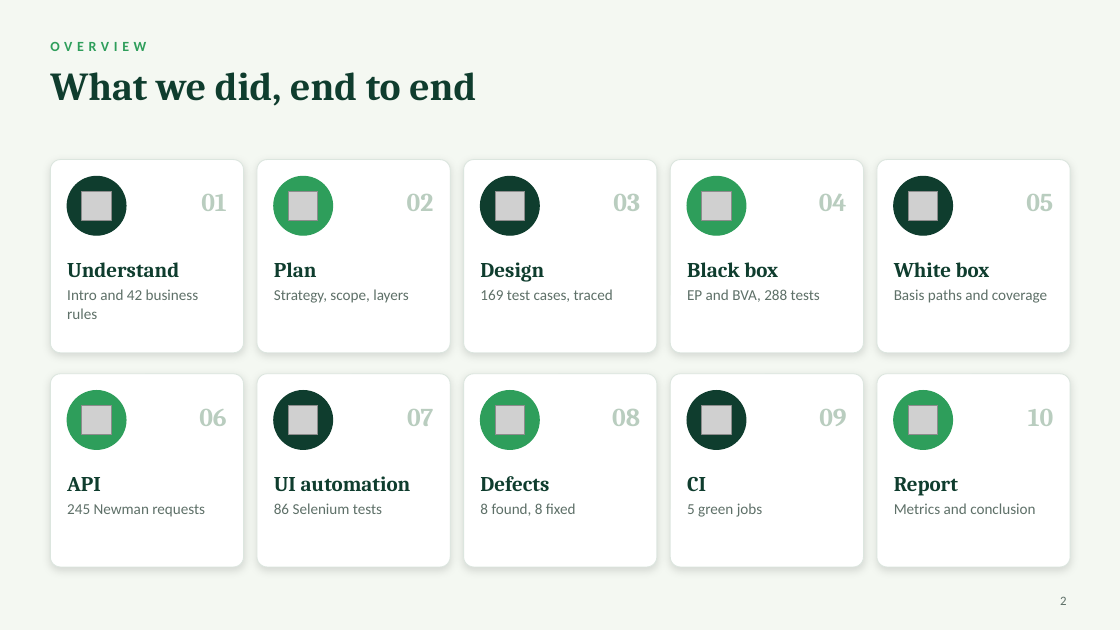
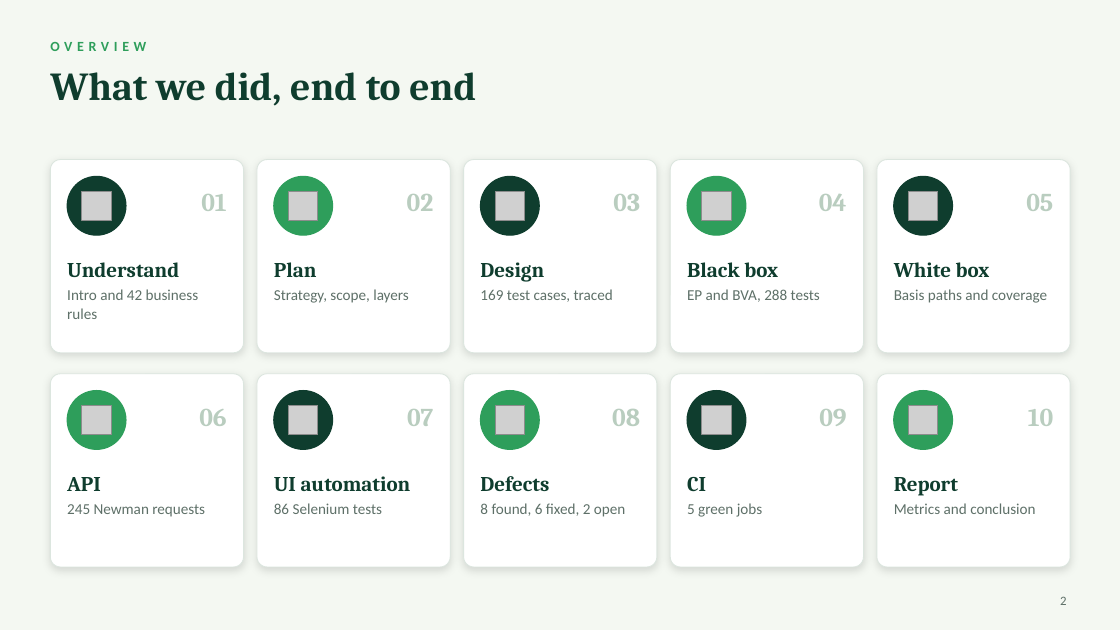
Before and after one commit to praarn/FreshCart-Software-Testing-Portfolio-7thSem, a slide deck: slide 2 of 12-final-test-report/FreshCart_Testing_Portfolio.pptx. Drawn at 1120x630 pixels with LibreOffice and Linux fonts; fonts in the diff are those of the drawing; grey boxes stand for pictures. Boxes give left, top, right and bottom in pixels: in the first picture for what was removed or moved away, otherwise in the second. Text is boxed around its words. In the diff, an @@ line names an element or a change of style, - is before the commit and + after.

Commit message:
docs: record the failing demo run in the reports, PDF, slides and evidence
Update the test summary report (md and PDF), execution log, metrics, conclusion, READMEs and the
15-slide deck to 127/136 unit and 23 failed Newman assertions with 2 open defects. Regenerate the
affected screenshots and charts, and make the consistency and evidence tools accept the open defects.

```diff
--- a/12-final-test-report/FreshCart_Testing_Portfolio.pptx
+++ b/12-final-test-report/FreshCart_Testing_Portfolio.pptx
@@ text at (480, 503, 625, 517): text changed @@
-8 found, 8 fixed
+8 found, 6 fixed, 2 open
```
Also in this commit, not shown: 3 other slides changed, 24 other files.
